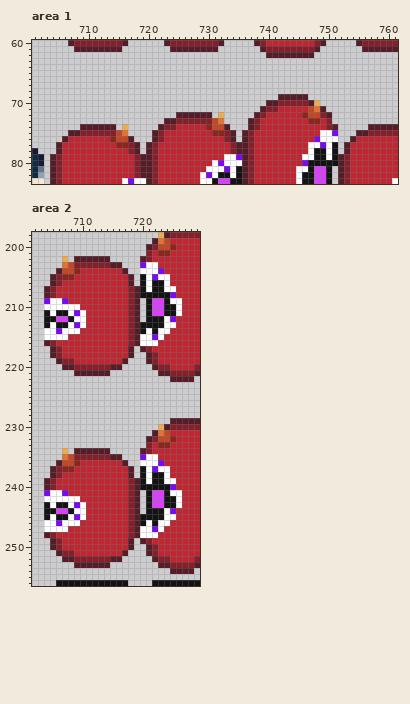
One commit to this pixel-art file: aseprite/humanoids_1x2.aseprite. The picture above is the old version.
768x304 pixels, 1 frame. Shown: area 1: x 701..761, y 60..83; area 2: x 702..729, y 198..256.
And afterwards:
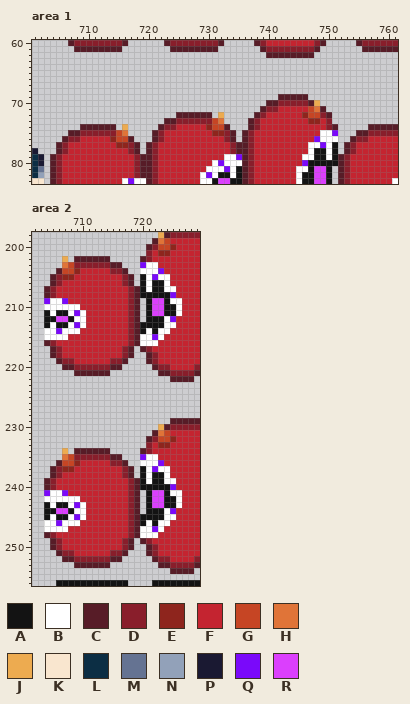
Palette (. is transparent): A #131313  B #ffffff  C #571c27  D #891e2b  E #8e251d  F #c42430  G #c64524  H #e07438  J #edab50  K #f9e6cf  L #0c2e44  M #657392  N #92a1b9  P #1a1932  Q #7a09fa  R #db3ffd
The edit:
Area 1:
The edit turns colour F into colour D in row 76 at x 707 to 708 and 755 to 756; in rows 77 to 78 at x 706 and 754.
Area 2:
The edit turns colour F into colour D in row 204 at x 715 to 716; in rows 205 to 206 at x 717; in rows 217 to 218 at x 717; in row 219 at x 715 to 716; in row 236 at x 715 to 716; in rows 237 to 238 at x 717.
The edit turns colour F into colour D in rows 249 to 250 at x 717; in row 251 at x 715 to 716.
Boxes around the changes in both pictures, in picture pixels (x1, y1, x2, y2):
changed: (62, 136, 80, 154)
changed: (350, 136, 368, 154)
changed: (110, 268, 128, 286)
changed: (110, 346, 128, 364)
changed: (110, 460, 128, 478)
changed: (110, 538, 128, 556)
